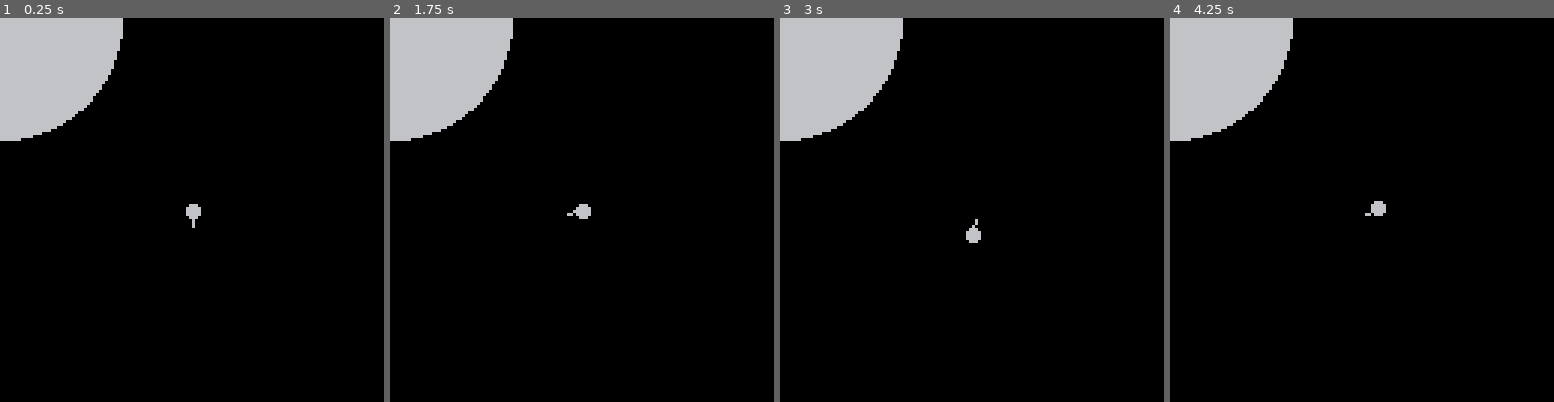
Above: before the commit, frames 1-4 (left to right).
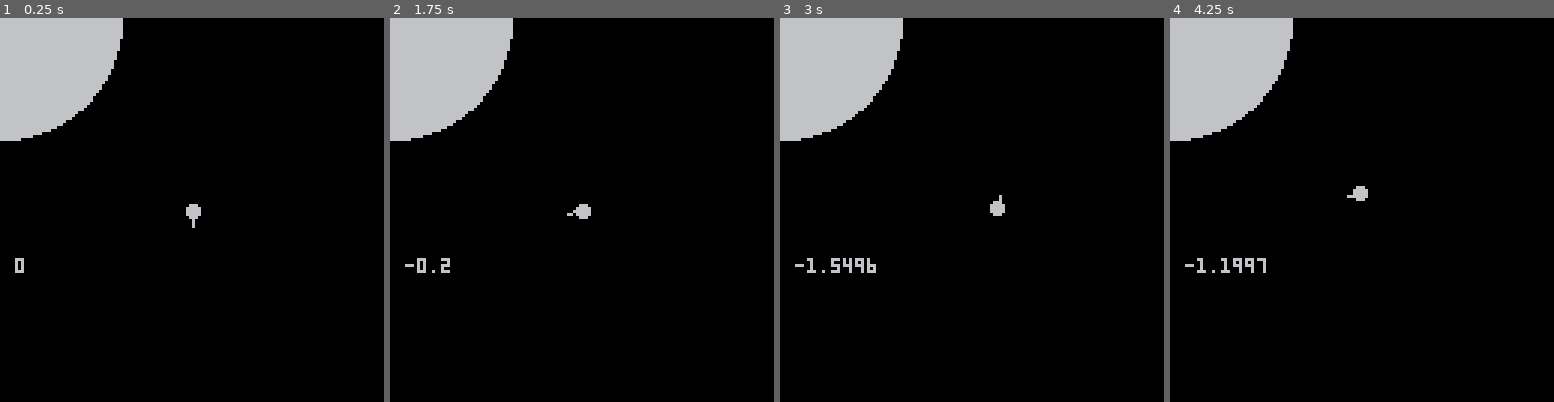
Above: after the commit, the same moments.

Repository: nucleartide/ludum-dare-39
Game: PICO-8 cartridge game.p8
Same seed, same stepped clock (60 frames per second), same inputs: the game is played once before the commit and once after it.
Inputs:
- Up to frame 1 (0.25 s): no input
- Up to frame 2 (1.75 s): hold Right from 1.6 s (still down)
- Up to frame 3 (3 s): release Right at 2.1 s; hold Up 2.15-2.42 s; hold Right from 2.47 s (still down)
- Up to frame 4 (4.25 s): release Right at 3.03 s; hold Left 3.08-3.58 s; hold Down 3.63-3.97 s; hold Right from 4.02 s (still down)

The runs differ from the first frame. In frame 1, less than 0.1% of the frame differs, in the area x 3-7%, y 62-67%; in frame 2, 0.2%; in frame 3, 0.6%, in the area x 3-59%, y 46-67%; in frame 4, 0.6%.

Commit message:
lololololol

Diff:
--- a/game.p8
+++ b/game.p8
@@ -25,22 +25,22 @@
 }
 
 function _update()
-  if btn(0) then
+  if btn(0) then -- left
     player.angle += 0.05
   end
 
-  if btn(1) then
+  if btn(1) then -- right
     player.angle -= 0.05
   end
 
-  if btn(2) then
-    player.x -= cos(player.angle)
-    player.y -= sin(player.angle)
+  if btn(2) then -- up
+    player.x += cos(-(player.angle - 0.25)) -- this should be zero
+    player.y += sin(player.angle - 0.25) -- this should be positive
   end
 
-  if btn(3) then
-    player.x += cos(player.angle)
-    player.y += sin(player.angle)
+  if btn(3) then -- down
+    player.x += cos(player.angle + 0.25) -- should be zero
+    player.y += sin(player.angle + 0.25) -- should be negative
   end
 
   camera(cam.x, cam.y)
@@ -48,7 +48,7 @@
 
 function _draw()
   cls()
-  print(player.angle)
+  print(player.angle, 5, 80)
   --px, py = rotate(
    -- player.x, player.y, 64, 64, player.angle
   --)
